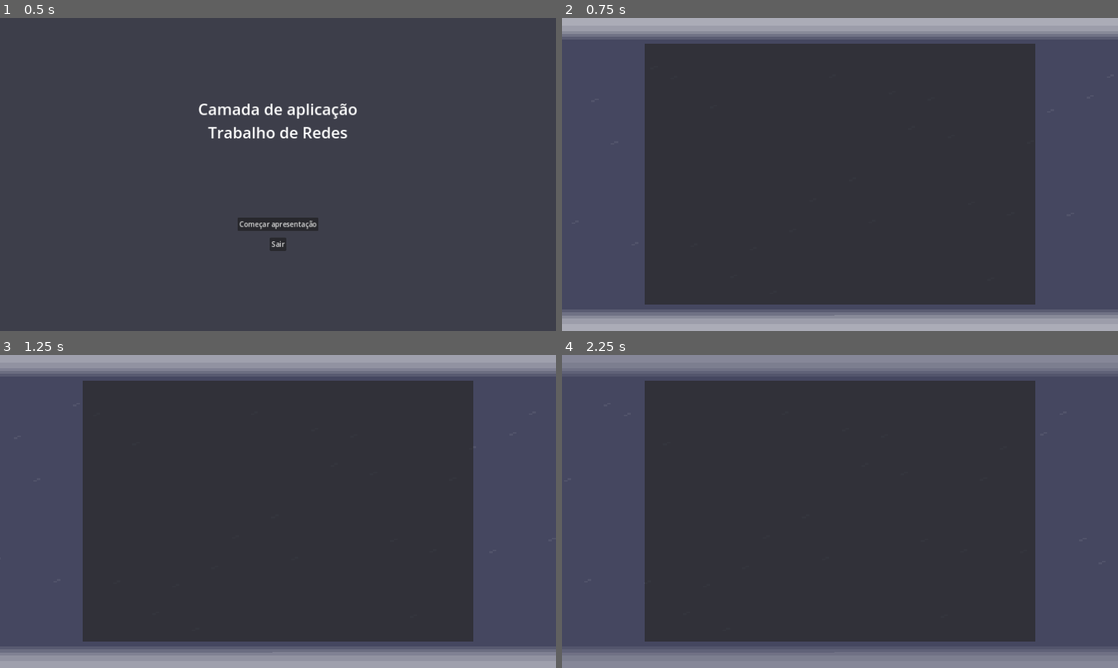
Above: before the commit, frames 1-4 (two rows, left to right).
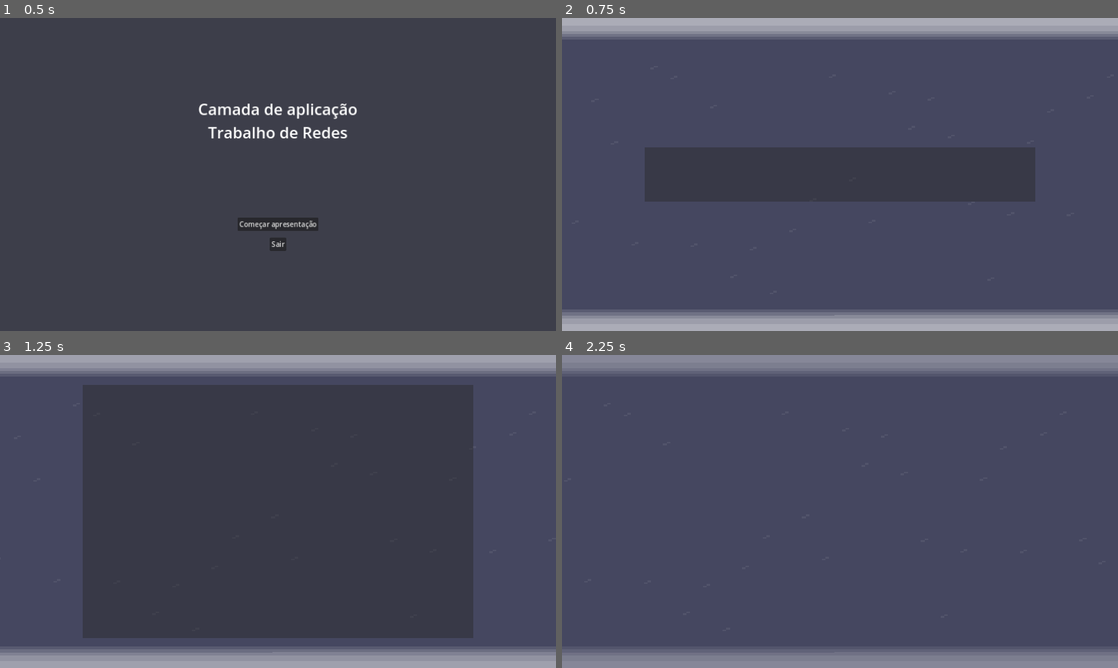
Above: after the commit, the same moments.

Repository: NomikuH8/godot-presentations
Game: Godot game, scene res://scenes/menu.tscn
Two runs of this game, one before a commit and one after it. Both use one fixed random seed, a clock stepped at 60 frames per second and the inputs below. The project has no main scene, so this scene is started directly.
Inputs (mouse positions are in pixels of both pictures, inside the frame that each line leads up to):
- Up to frame 1 (0.5 s): no input
- Up to frame 2 (0.75 s): click "Começar apresentação" at 0.5 s
- Up to frame 3 (1.25 s): no input
- Up to frame 4 (2.25 s): move the mouse to (962, 495) at 1.27 s; hold Right (ui_right) 1.28-2.03 s; move the mouse to (728, 527) at 2.02 s; hold Left (ui_left) from 2.03 s (still down)

Frame 1 is identical in both runs. In frame 2, 46% of the frame differs, in the area x 14-86%, y 8-92%; in frame 3, 1.7%; in frame 4, 59%.
Error before the commit: Invalid assignment of property or key 'parameters/conditions/enter_grow' with value of type 'bool' on a base object of type 'AnimationTree'. (res://scripts/sli…

Commit message:
feito merda

Diff:
--- a/prefabs/slideshow/slide.tscn
+++ b/prefabs/slideshow/slide.tscn
@@ -52,15 +52,31 @@
 "values": [Vector2(1, 1)]
 }
 
+[sub_resource type="Animation" id="Animation_1o56s"]
+resource_name = "idle_out"
+tracks/0/type = "value"
+tracks/0/imported = false
+tracks/0/enabled = true
+tracks/0/path = NodePath(".:scale")
+tracks/0/interp = 1
+tracks/0/loop_wrap = true
+tracks/0/keys = {
+"times": PackedFloat32Array(0),
+"transitions": PackedFloat32Array(1),
+"update": 0,
+"values": [Vector2(1, 1e-05)]
+}
+
 [sub_resource type="AnimationLibrary" id="AnimationLibrary_h0xc7"]
 _data = {
 "enter_grow": SubResource("Animation_t4v1t"),
 "exit_shrink": SubResource("Animation_tjmmn"),
-"idle": SubResource("Animation_oqrxl")
+"idle": SubResource("Animation_oqrxl"),
+"idle_out": SubResource("Animation_1o56s")
 }
 
 [sub_resource type="AnimationNodeAnimation" id="AnimationNodeAnimation_nrgnw"]
-animation = &"slide/idle"
+animation = &"slide/idle_out"
 
 [sub_resource type="AnimationNodeAnimation" id="AnimationNodeAnimation_ouiux"]
 animation = &"slide/enter_grow"
@@ -83,10 +99,11 @@
 
 [sub_resource type="AnimationNodeStateMachineTransition" id="AnimationNodeStateMachineTransition_it58f"]
 advance_mode = 2
+advance_condition = &"can_enter"
 
 [sub_resource type="AnimationNodeStateMachineTransition" id="AnimationNodeStateMachineTransition_18awn"]
 advance_mode = 2
-advance_condition = &"can_enter"
+advance_condition = &"enter_grow"
 
 [sub_resource type="AnimationNodeStateMachineTransition" id="AnimationNodeStateMachineTransition_hvns5"]
 advance_mode = 2
@@ -110,7 +127,7 @@
 states/slide_idle/node = SubResource("AnimationNodeAnimation_ydiyw")
 states/slide_idle/position = Vector2(693, 100)
 transitions = ["slide_enter_grow", "slide_idle", SubResource("AnimationNodeStateMachineTransition_0l88u"), "slide_exit_ …(427 unchanged characters)…
-graph_offset = Vector2(-135, 14)
+graph_offset = Vector2(395, -16)
 
 [node name="Panel" type="Panel"]
 custom_minimum_size = Vector2(900, 600)
@@ -145,6 +162,7 @@
 anim_player = NodePath("../AnimationPlayer")
 parameters/conditions/can_enter = false
 parameters/conditions/can_exit = false
+parameters/conditions/enter_grow = false
 parameters/conditions/exit_shrink = false
 
 [connection signal="timeout" from="TextTimer" to="." method="_on_text_timer_timeout"]
--- a/scenes/slideshow.tscn
+++ b/scenes/slideshow.tscn
@@ -44,16 +44,25 @@
 [node name="Panel3" parent="Control/Slides" instance=ExtResource("4_730rp")]
 layout_mode = 0
 anchors_preset = 0
+anchor_left = 0.0
+anchor_top = 0.0
+anchor_right = 0.0
+anchor_bottom = 0.0
 offset_left = -1070.0
 offset_top = -340.003
 offset_right = -170.0
 offset_bottom = 259.997
+grow_horizontal = 1
+grow_vertical = 1
 
 [node name="SlideshowToolbar" parent="Control" instance=ExtResource("3_408i4")]
 visible = false
 layout_mode = 1
 slide_count = 2
 
+[connection signal="slide_disappeared" from="Control/Slides/Panel" to="Control" method="_on_panel_slide_disappeared"]
+[connection signal="slide_disappeared" from="Control/Slides/Panel2" to="Control" method="_on_panel_slide_disappeared"]
+[connection signal="slide_disappeared" from="Control/Slides/Panel3" to="Control" method="_on_panel_slide_disappeared"]
 [connection signal="next_slide" from="Control/SlideshowToolbar" to="Control" method="_on_slideshow_toolbar_next_slide"]
 [connection signal="previous_slide" from="Control/SlideshowToolbar" to="Control" method="_on_slideshow_toolbar_previous_slide"]
 [connection signal="slider_changed" from="Control/SlideshowToolbar" to="Control" method="_on_slideshow_toolbar_slider_changed"]
--- a/scripts/slideshow/Slide.gd
+++ b/scripts/slideshow/Slide.gd
@@ -9,6 +9,8 @@
 	SHRINK,
 	PASS_LEFT
 }
+
+signal slide_disappeared
 
 @export var enter_animation: EnterAnimation = EnterAnimation.GROW
 @export var exit_animation: ExitAnimation = ExitAnimation.SHRINK
@@ -68,7 +70,10 @@
 	current_image_index += 1
 
 
-func _on_animation_tree_animation_finished(anim_name):
-	if anim_name == 'slide/enter_grow':
+func _on_animation_tree_animation_finished(anim_name: String):
+	if anim_name.contains('enter'):
 		text_timer.start()
 		image_timer.start()
+
+	if anim_name.contains('exit'):
+		slide_disappeared.emit()
--- a/scripts/slideshow/SlideControl.gd
+++ b/scripts/slideshow/SlideControl.gd
@@ -10,18 +10,11 @@
 
 	#for slide in slides:
 	#	slide.visible = false
-
-	update_slide(0)
+	slides[current_slide_index].animation_tree['parameters/conditions/can_enter'] = true
 
 
 func update_slide(previous_slide: int):
-	var exit_shrink = slides[previous_slide].animation_tree['parameters/conditions/exit_shrink']
-	if exit_shrink:
-		slides[previous_slide].animation_tree['parameters/playback'].travel('slide_exit_shrink')
-
-	var enter_grow = slides[previous_slide].animation_tree['parameters/conditions/enter_grow']
-	if enter_grow:
-		slides[current_slide_index].animation_tree['parameters/playback'].travel('slide_enter_grow')
+	slides[previous_slide].animation_tree['parameters/conditions/can_exit'] = true
 
 func _on_slideshow_toolbar_next_slide():
 	if current_slide_index >= len(slides) - 1:
@@ -45,3 +38,7 @@
 	var previous_slide: int = current_slide_index
 	current_slide_index = value
 	update_slide(previous_slide)
+
+
+func _on_panel_slide_disappeared():
+	slides[current_slide_index].animation_tree['parameters/conditions/can_enter'] = true
Not shown: 1 places in prefabs/slideshow/slide.tscn that only renumber resources
